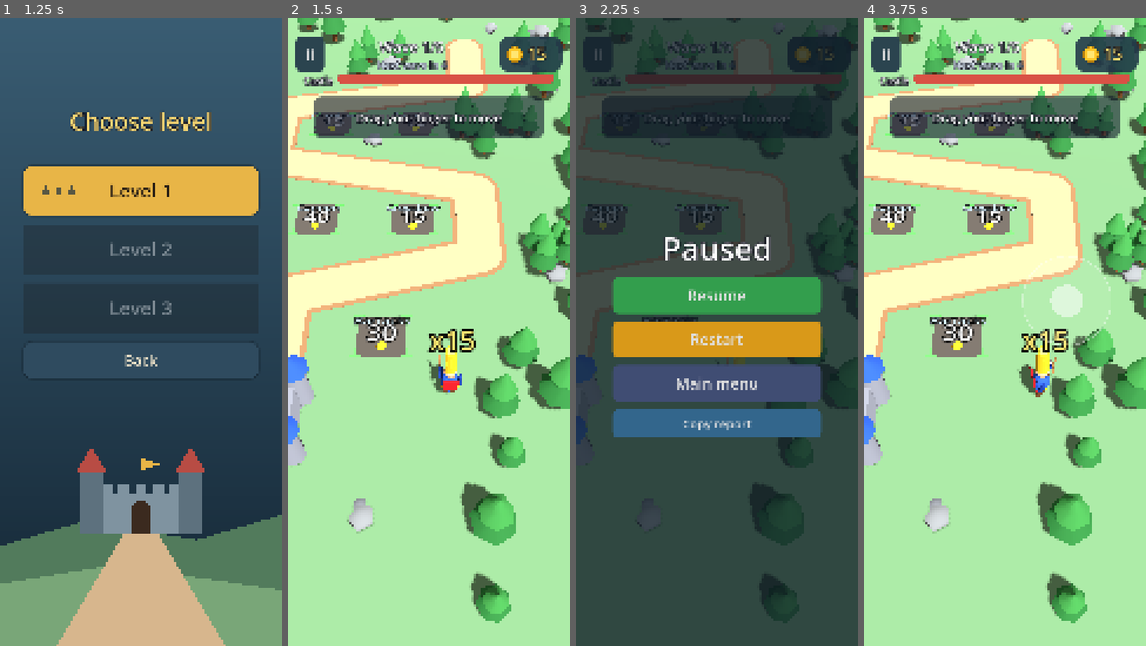
Above: before the commit, frames 1-4 (left to right).
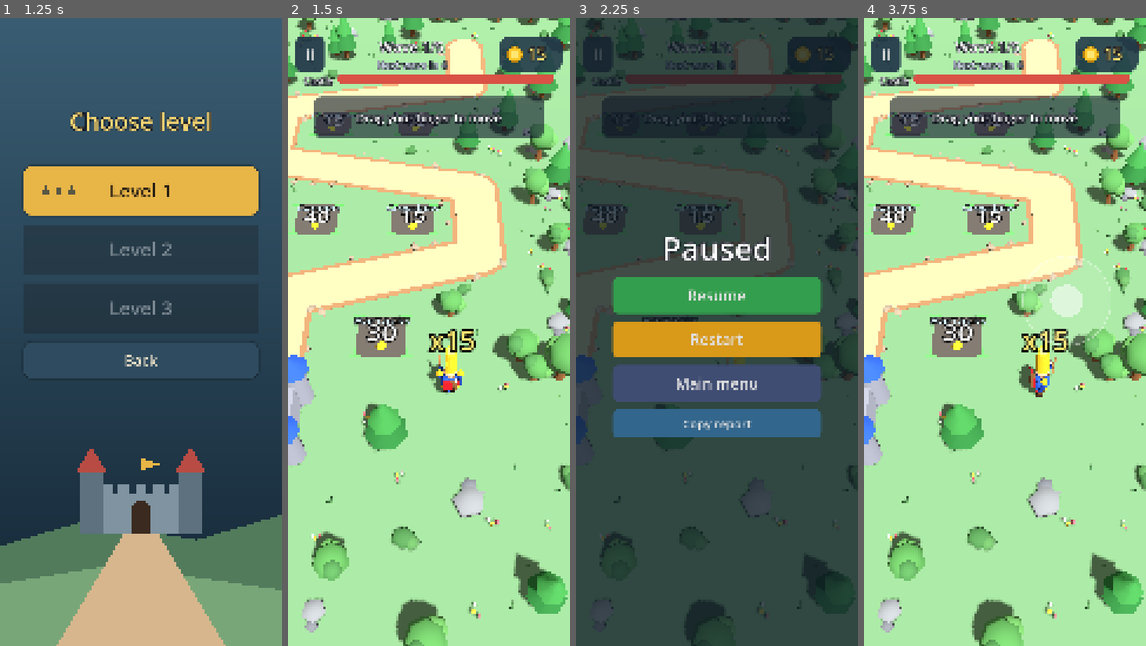
Above: after the commit, the same moments.

Repository: legioner666/Game-
Game: Godot game, scene res://main.tscn
The game is run twice, just before and just after one commit, with the same random seed, the same clock (stepped at 60 frames per second) and the same inputs.
Inputs (mouse positions are in pixels of both pictures, inside the frame that each line leads up to):
- Up to frame 1 (1.25 s): click "Play" at 0.5 s
- Up to frame 2 (1.5 s): click "Level 1" at 1.25 s
- Up to frame 3 (2.25 s): click "II" at 2 s
- Up to frame 4 (3.75 s): click "Restart" at 2.75 s; tap Enter at 3.5 s; move the mouse to (1067, 300) at 3.52 s; hold Right (ui_right) from 3.53 s (still down); click (1067, 300) at 3.67 s

Frame 1 is identical in both runs. In frame 2, 21% of the frame differs, in the area x 0-100%, y 0-100%; in frame 3, 5.1%; in frame 4, 21%.

Commit message:
Visual pass: detailed hero/enemy silhouettes, bushes, flowers, tufts, round trees, path pebbles
Co-Authored-By: Claude Sonnet 5.5 <noreply@anthropic.com>
Claude-Session: https://claude.ai/code/session_01Vo2zMfmpPBAjaiyM3QAnEB

Diff:
--- a/godot/game.gd
+++ b/godot/game.gd
@@ -553,16 +553,25 @@
 	var rng := RandomNumberGenerator.new()
 	rng.seed = 11
 	var trees := Batch.new(self, Models.tree_mesh(), 90)
+	var rtrees := Batch.new(self, Models.round_tree_mesh(), 60)
 	var rocks := Batch.new(self, Models.rock_mesh(), 40)
-	trees.begin()
-	rocks.begin()
+	var bushes := Batch.new(self, Models.bush_mesh(), 60)
+	var flowers := Batch.new(self, Models.flower_mesh(), 90)
+	var tufts := Batch.new(self, Models.tuft_mesh(), 200)
+	var pebbles := Batch.new(self, Models.pebble_mesh(), 120)
+	for b in [trees, rtrees, rocks, bushes, flowers, tufts, pebbles]:
+		b.begin()
 	var tries := 0
 	var placed_t := 0
 	var placed_r := 0
-	while tries < 900 and (placed_t < 70 or placed_r < 26):
+	var placed_s := 0
+	var placed_f := 0
+	var placed_u := 0
+	while tries < 2200 and (placed_t < 70 or placed_r < 26 or placed_s < 36 or placed_f < 50 or placed_u < 140):
 		tries += 1
 		var p := Vector3(rng.randf_range(-17.0, 17.0), 0.0, rng.randf_range(-27.0, 27.0))
-		if _dist_to_path(p) < 3.2:
+		var dpath := _dist_to_path(p)
+		if dpath < 1.9:
 			continue
 		if p.distance_to(BASE_POS) < 5.0 or p.distance_to(HERO_START) < 2.5:
 			continue
@@ -574,16 +583,42 @@
 				break
 		if near_plate:
 			continue
-		if rng.randf() < 0.72 and placed_t < 70:
+		var roll := rng.randf()
+		if roll < 0.28 and placed_t < 70 and dpath > 3.2:
 			var s := rng.randf_range(0.8, 1.35)
-			trees.add(p, rng.randf() * TAU, s, s * rng.randf_range(0.9, 1.2), s)
+			(trees if rng.randf() < 0.6 else rtrees).add(p, rng.randf() * TAU, s, s * rng.randf_range(0.9, 1.2), s)
 			placed_t += 1
-		elif placed_r < 26:
+		elif roll < 0.38 and placed_r < 26 and dpath > 3.2:
 			var s2 := rng.randf_range(0.7, 1.4)
 			rocks.add(p, rng.randf() * TAU, s2, s2, s2)
 			placed_r += 1
-	trees.end()
-	rocks.end()
+		elif roll < 0.52 and placed_s < 36:
+			var s3 := rng.randf_range(0.8, 1.3)
+			bushes.add(p, rng.randf() * TAU, s3, s3, s3)
+			placed_s += 1
+		elif roll < 0.68 and placed_f < 50:
+			var s4 := rng.randf_range(0.9, 1.4)
+			flowers.add(p, rng.randf() * TAU, s4, s4, s4)
+			placed_f += 1
+		elif placed_u < 140:
+			var s5 := rng.randf_range(0.8, 1.5)
+			tufts.add(p, rng.randf() * TAU, s5, s5, s5)
+			placed_u += 1
+	# камінці вздовж країв стежки
+	var k := 0
+	while k < _samples.size() and k < 4000:
+		if k % 5 == 0 and rng.randf() < 0.6:
+			var sp := _samples[k]
+			var side := -1.0 if rng.randf() < 0.5 else 1.0
+			var ang := _yaws[mini(k, _yaws.size() - 1)]
+			var nrm := Vector3(cos(ang), 0, -sin(ang)) * side
+			var pp2 := sp + nrm * rng.randf_range(1.55, 1.95)
+			if pp2.distance_to(BASE_POS) > 4.0:
+				var s6 := rng.randf_range(0.7, 1.3)
+				pebbles.add(pp2, rng.randf() * TAU, s6, s6, s6)
+		k += 1
+	for b in [trees, rtrees, rocks, bushes, flowers, tufts, pebbles]:
+		b.end()
 
 
 func _build_batches() -> void:
--- a/godot/models.gd
+++ b/godot/models.gd
@@ -132,10 +132,18 @@
 # ---------- Рої: вороги ----------
 
 static func grunt_mesh() -> ArrayMesh:
+	var dark := Color(0.10, 0.08, 0.08)
 	return compose([
 		part(capsule(0.27, 0.86, 7, 2), Vector3(0, 0.43, 0), RED),
+		part(box(Vector3(0.58, 0.1, 0.36)), Vector3(0, 0.5, 0), Color(0.25, 0.15, 0.1)),
 		part(sphere(0.2, 7), Vector3(0, 0.98, 0), SKIN),
+		part(box(Vector3(0.05, 0.05, 0.04)), Vector3(-0.07, 1.0, -0.17), dark),
+		part(box(Vector3(0.05, 0.05, 0.04)), Vector3(0.07, 1.0, -0.17), dark),
 		part(cyl(0.17, 0.22, 0.17, 7), Vector3(0, 1.12, 0), STONE_D),
+		part(cyl(0.0, 0.05, 0.22, 5), Vector3(-0.2, 1.22, 0), Color(0.93, 0.9, 0.8), Vector3(0, 0, 40)),
+		part(cyl(0.0, 0.05, 0.22, 5), Vector3(0.2, 1.22, 0), Color(0.93, 0.9, 0.8), Vector3(0, 0, -40)),
+		part(cyl(0.27, 0.27, 0.06, 9), Vector3(-0.36, 0.62, -0.1), WOOD, Vector3(0, 0, 90)),
+		part(sphere(0.09, 6), Vector3(-0.4, 0.62, -0.1), STONE),
 		part(box(Vector3(0.09, 0.62, 0.09)), Vector3(0.34, 0.62, -0.1), WOOD, Vector3(-30, 0, 0)),
 		part(sphere(0.12, 5), Vector3(0.34, 0.9, -0.27), STONE_D),
 	])
@@ -143,24 +151,39 @@
 
 static func runner_mesh() -> ArrayMesh:
 	var orange := Color(0.96, 0.52, 0.12)
+	var dark := Color(0.10, 0.08, 0.08)
 	return compose([
 		part(capsule(0.22, 0.74, 7, 2), Vector3(0, 0.37, 0), orange),
 		part(sphere(0.18, 7), Vector3(0, 0.84, 0), SKIN),
-		part(cyl(0.185, 0.185, 0.07, 7), Vector3(0, 0.95, 0), RED_D),
+		part(box(Vector3(0.05, 0.05, 0.04)), Vector3(-0.06, 0.86, -0.15), dark),
+		part(box(Vector3(0.05, 0.05, 0.04)), Vector3(0.06, 0.86, -0.15), dark),
+		part(cyl(0.0, 0.2, 0.3, 6), Vector3(0, 1.0, 0.02), RED_D),
+		part(box(Vector3(0.1, 0.06, 0.55)), Vector3(0, 0.66, 0.36), RED, Vector3(-18, 0, 0)),
 		part(box(Vector3(0.05, 0.4, 0.05)), Vector3(0.28, 0.5, -0.15), Color(0.85, 0.87, 0.92), Vector3(-60, 0, 0)),
+		part(box(Vector3(0.05, 0.4, 0.05)), Vector3(-0.28, 0.5, -0.15), Color(0.85, 0.87, 0.92), Vector3(-60, 0, 0)),
 	])
 
 
 static func brute_mesh() -> ArrayMesh:
+	var dark := Color(0.10, 0.08, 0.08)
 	return compose([
 		part(capsule(0.52, 1.7, 9, 3), Vector3(0, 0.85, 0), Color(0.78, 0.15, 0.12)),
 		part(sphere(0.45, 8), Vector3(0, 0.6, -0.18), Color(0.95, 0.62, 0.52), Vector3.ZERO, Vector3(1.0, 0.8, 0.9)),
+		part(box(Vector3(1.1, 0.14, 0.7)), Vector3(0, 0.62, 0), Color(0.25, 0.15, 0.1)),
 		part(sphere(0.31, 8), Vector3(0, 1.85, -0.05), SKIN),
+		part(box(Vector3(0.07, 0.06, 0.05)), Vector3(-0.1, 1.88, -0.32), dark),
+		part(box(Vector3(0.07, 0.06, 0.05)), Vector3(0.1, 1.88, -0.32), dark),
 		part(cyl(0.26, 0.34, 0.26, 8), Vector3(0, 2.07, -0.05), STONE_D),
+		part(cyl(0.0, 0.09, 0.4, 5), Vector3(-0.32, 2.3, -0.05), Color(0.93, 0.9, 0.8), Vector3(0, 0, 35)),
+		part(cyl(0.0, 0.09, 0.4, 5), Vector3(0.32, 2.3, -0.05), Color(0.93, 0.9, 0.8), Vector3(0, 0, -35)),
+		part(sphere(0.3, 7), Vector3(-0.62, 1.55, 0), STONE_D, Vector3.ZERO, Vector3(1.2, 0.8, 1.2)),
+		part(sphere(0.3, 7), Vector3(0.62, 1.55, 0), STONE_D, Vector3.ZERO, Vector3(1.2, 0.8, 1.2)),
 		part(capsule(0.17, 0.8, 7, 2), Vector3(-0.66, 1.15, 0), SKIN, Vector3(0, 0, 12)),
 		part(capsule(0.17, 0.8, 7, 2), Vector3(0.66, 1.15, -0.1), SKIN, Vector3(-30, 0, -12)),
 		part(box(Vector3(0.2, 1.1, 0.2)), Vector3(0.78, 1.15, -0.45), WOOD, Vector3(-35, 0, 0)),
 		part(box(Vector3(0.42, 0.42, 0.42)), Vector3(0.78, 1.62, -0.78), STONE_D, Vector3(-35, 0, 0)),
+		part(cyl(0.0, 0.07, 0.2, 5), Vector3(0.78, 1.62, -1.0), STONE, Vector3(-125, 0, 0)),
+		part(cyl(0.0, 0.07, 0.2, 5), Vector3(0.98, 1.7, -0.78), STONE, Vector3(0, 0, -90)),
 	])
 
 
@@ -212,6 +235,53 @@
 		part(cyl(0.12, 0.17, 0.8, 6), Vector3(0, 0.4, 0), WOOD),
 		part(cyl(0.0, 0.85, 1.5, 7), Vector3(0, 1.45, 0), Color(0.20, 0.50, 0.25)),
 		part(cyl(0.0, 0.62, 1.2, 7), Vector3(0, 2.2, 0), Color(0.27, 0.60, 0.30)),
+	])
+
+
+static func round_tree_mesh() -> ArrayMesh:
+	return compose([
+		part(cyl(0.13, 0.19, 0.9, 6), Vector3(0, 0.45, 0), WOOD),
+		part(sphere(0.78, 7), Vector3(0, 1.4, 0), Color(0.36, 0.62, 0.34), Vector3.ZERO, Vector3(1.0, 0.9, 1.0)),
+		part(sphere(0.5, 6), Vector3(0.42, 1.2, 0.2), Color(0.42, 0.68, 0.38)),
+		part(sphere(0.45, 6), Vector3(-0.38, 1.7, -0.15), Color(0.32, 0.56, 0.32)),
+	])
+
+
+static func bush_mesh() -> ArrayMesh:
+	return compose([
+		part(sphere(0.42, 6), Vector3(0, 0.22, 0), Color(0.30, 0.52, 0.30), Vector3.ZERO, Vector3(1.2, 0.8, 1.0)),
+		part(sphere(0.3, 6), Vector3(0.32, 0.2, 0.1), Color(0.36, 0.58, 0.34)),
+		part(sphere(0.06, 4), Vector3(-0.2, 0.42, -0.2), Color(0.85, 0.25, 0.25)),
+		part(sphere(0.06, 4), Vector3(0.1, 0.46, 0.15), Color(0.85, 0.25, 0.25)),
+	])
+
+
+static func flower_mesh() -> ArrayMesh:
+	var green := Color(0.30, 0.52, 0.28)
+	return compose([
+		part(box(Vector3(0.03, 0.26, 0.03)), Vector3(0, 0.13, 0), green),
+		part(sphere(0.09, 5), Vector3(0, 0.29, 0), Color(0.97, 0.85, 0.30)),
+		part(box(Vector3(0.03, 0.2, 0.03)), Vector3(0.18, 0.1, 0.1), green),
+		part(sphere(0.08, 5), Vector3(0.18, 0.22, 0.1), Color(0.95, 0.95, 0.92)),
+		part(box(Vector3(0.03, 0.22, 0.03)), Vector3(-0.14, 0.11, 0.14), green),
+		part(sphere(0.08, 5), Vector3(-0.14, 0.24, 0.14), Color(0.93, 0.45, 0.50)),
+	])
+
+
+static func tuft_mesh() -> ArrayMesh:
+	var g1 := Color(0.36, 0.56, 0.34)
+	var g2 := Color(0.28, 0.48, 0.30)
+	return compose([
+		part(cyl(0.0, 0.05, 0.34, 4), Vector3(0, 0.17, 0), g1, Vector3(0, 0, 8)),
+		part(cyl(0.0, 0.05, 0.28, 4), Vector3(0.1, 0.14, 0.04), g2, Vector3(10, 0, -14)),
+		part(cyl(0.0, 0.05, 0.26, 4), Vector3(-0.1, 0.13, -0.03), g2, Vector3(-8, 0, 16)),
+	])
+
+
+static func pebble_mesh() -> ArrayMesh:
+	return compose([
+		part(sphere(0.2, 5), Vector3(0, 0.05, 0), Color(0.66, 0.60, 0.52), Vector3.ZERO, Vector3(1.2, 0.5, 1.0)),
+		part(sphere(0.12, 5), Vector3(0.22, 0.03, 0.1), Color(0.58, 0.52, 0.46), Vector3.ZERO, Vector3(1.0, 0.5, 1.0)),
 	])
 
 
@@ -238,14 +308,23 @@
 		var a := TAU * k / 5.0
 		body.add_child(mi(cyl(0.0, 0.07, 0.17, 5), Vector3(cos(a) * 0.2, 1.98, sin(a) * 0.2), GOLD))
 	body.add_child(mi(box(Vector3(0.62, 0.95, 0.07)), Vector3(0, 1.0, 0.33), Color(0.80, 0.12, 0.16), Vector3(8, 0, 0)))  # плащ
+	body.add_child(mi(box(Vector3(0.05, 0.05, 0.04)), Vector3(-0.09, 1.6, -0.24), Color(0.1, 0.08, 0.08)))   # очі
+	body.add_child(mi(box(Vector3(0.05, 0.05, 0.04)), Vector3(0.09, 1.6, -0.24), Color(0.1, 0.08, 0.08)))
+	body.add_child(mi(sphere(0.15, 6), Vector3(-0.4, 1.42, 0), GOLD))                       # наплічники
+	body.add_child(mi(sphere(0.15, 6), Vector3(0.4, 1.42, 0), GOLD))
+	body.add_child(mi(cyl(0.1, 0.1, 0.6, 6), Vector3(0.16, 1.2, 0.42), WOOD, Vector3(0, 0, 14)))  # сагайдак
+	for qi in 3:
+		body.add_child(mi(box(Vector3(0.03, 0.2, 0.03)), Vector3(0.2 + qi * 0.03 - 0.03, 1.56, 0.42), Color(0.95, 0.95, 0.92), Vector3(0, 0, 14)))
 
 	var leg_l := Node3D.new()
 	leg_l.position = Vector3(-0.16, 0.45, 0)
 	leg_l.add_child(mi(box(Vector3(0.18, 0.46, 0.2)), Vector3(0, -0.2, 0), Color(0.40, 0.26, 0.15)))
+	leg_l.add_child(mi(box(Vector3(0.22, 0.14, 0.32)), Vector3(0, -0.38, -0.04), Color(0.22, 0.14, 0.09)))
 	root.add_child(leg_l)
 	var leg_r := Node3D.new()
 	leg_r.position = Vector3(0.16, 0.45, 0)
 	leg_r.add_child(mi(box(Vector3(0.18, 0.46, 0.2)), Vector3(0, -0.2, 0), Color(0.40, 0.26, 0.15)))
+	leg_r.add_child(mi(box(Vector3(0.22, 0.14, 0.32)), Vector3(0, -0.38, -0.04), Color(0.22, 0.14, 0.09)))
 	root.add_child(leg_r)
 
 	var arm_l := Node3D.new()
